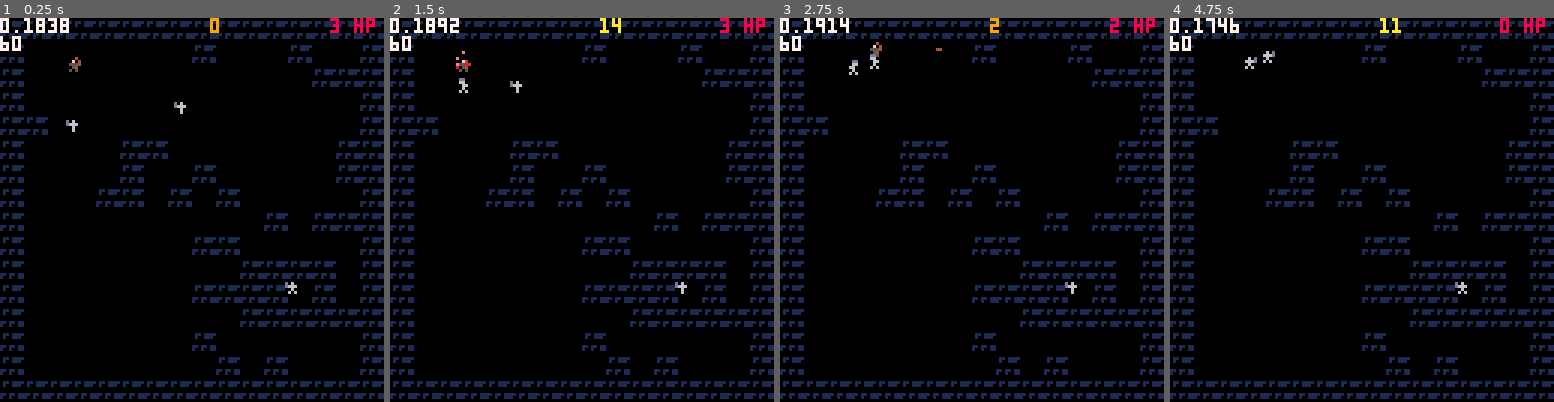
Above: before the commit, frames 1-4 (left to right).
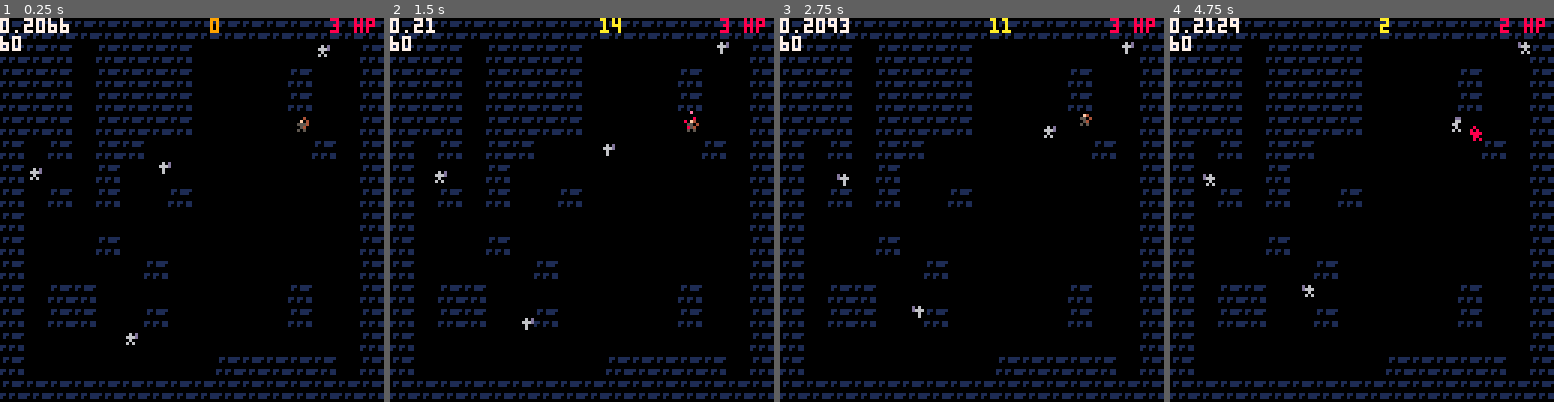
Above: after the commit, the same moments.

Repository: ironchestgames/pico-8-carts
Game: PICO-8 cartridge epicevilender.p8
Two runs of this game, one before a commit and one after it. Both use one fixed random seed, a clock stepped at 60 frames per second and the inputs below.
Inputs:
- Up to frame 1 (0.25 s): no input
- Up to frame 2 (1.5 s): tap X (X key) at 0.33, 1.07 s; tap O (Z key) at 0.7 s
- Up to frame 3 (2.75 s): hold Right 1.6-2.1 s; tap O (Z key) at 1.7, 2.1, 2.5 s; tap X (X key) at 1.85 s; hold Up 2.15-2.42 s; hold Right from 2.47 s (still down)
- Up to frame 4 (4.75 s): tap O (Z key) every 0.4 s from 2.9 to 4.5 s; tap X (X key) at 2.97, 4.08 s; release Right at 3.03 s; hold Left 3.08-3.58 s; hold Down 3.63-3.97 s; hold Right 4.02-4.68 s; hold Up from 4.73 s (still down)

The runs differ from the first frame. In frame 1, 9.2% of the frame differs, in the area x 6-94%, y 0-93%; in frame 2, 9.4%; in frame 3, 9.4%; in frame 4, 9.4%.

Commit message:
epicevilender - much better map generation, some bugfixes (door hitbox, enemy no initial angle a)

Diff:
--- a/epicevilender.p8
+++ b/epicevilender.p8
@@ -499,72 +499,62 @@
 
  local basemap={}
 
- -- create base map
- for i=1,100 do
-  local x=flr(rnd(14))+1
-  local y=flr(rnd(14))+65
-  if i == 100 then
-   x=mid(2,x,13)
-   y=mid(66,y,64+13)
-   sset(x+1,y,0)
-   sset(x+1,y+1,0)
-   sset(x,y+1,0)
-   sset(x-1,y+1,0)
-   sset(x-1,y,0)
-   sset(x-1,y-1,0)
-   sset(x,y-1,0)
-   sset(x+1,y-1,0)
-
-   sset(x,y,15)
-
-  elseif i == 99 then
-   sset(x,y,2)
-
-  elseif i > 95 then
-   x=mid(2,x,13)
-   y=mid(66,y,64+13)
-   sset(x+1,y,0)
-   sset(x+1,y+1,0)
-   sset(x,y+1,0)
-   sset(x-1,y+1,0)
-   sset(x-1,y,0)
-   sset(x-1,y-1,0)
-   sset(x,y-1,0)
-   sset(x+1,y-1,0)
-
-   sset(x,y,6)
-  else -- wall
-   sset(x,y,1)
-  end
- end
-
- for i=1,3 do
-  for _y=1,14 do
-   for _x=1,14 do
-    local _col=sget(_x,_y+64)
-    local a={
-     sget(_x+1,_y),
-     sget(_x+1,_y+1),
-     sget(_x,_y+1),
-     sget(_x-1,_y+1),
-     sget(_x-1,_y),
-     sget(_x-1,_y-1),
-     sget(_x,_y-1),
-     sget(_x+1,_y-1),
-    }
-    local c=0
-    for e in all(a) do
-     if e == 1 then
-      c+=1
-     end
-    end
-    if _col == 1 and c == 0 then
-     sset(_x,_y+64,0)
-    elseif _col == 0 and c >= 7 then
-     sset(_x,_y+64,1)
-    end
-   end
-  end
+ -- create base map (on spritesheet)
+ do
+  local getnewdeltaangle=function()
+   local angles={-0.25,0.25}
+   return angles[flr(rnd(#angles)+1)]
+  end
+
+  for y=0,15 do
+   for x=0,15 do
+    sset(x,y+64,1)
+   end
+  end
+
+  local avatarx=flr(rnd(14))+1
+  local avatary=flr(rnd(14))+1
+
+  local curx=avatarx
+  local cury=avatary
+  local angle=0
+  local steps=500
+  local stepcount=steps
+  local enemycount=10
+  local enemies={}
+
+  while stepcount > 0 do
+
+   local nextx=curx+cos(angle)
+   local nexty=cury+sin(angle)
+
+   if flr(rnd(3)) == 0 or
+      nextx <= 0 or
+      nextx > 14 or
+      nexty <= 0 or
+      nexty > 14 then
+    angle+=getnewdeltaangle()
+   elseif stepcount % (steps / enemycount) == 0 then
+    add(enemies,{x=curx,y=cury})
+   else
+    curx=nextx
+    cury=nexty
+    sset(curx,cury+64,0)
+   end
+   stepcount-=1
+  end
+
+  -- enemies
+  for enemypos in all(enemies) do
+   sset(enemypos.x,enemypos.y+64,6)
+  end
+
+  -- exitdoor
+  sset(curx,cury+64,2)
+
+  -- avatar
+  sset(avatarx,avatary+64,15)
+
  end
 
  -- init floormap and objects
@@ -576,8 +566,8 @@
    -- create avatar
    if _col == 15 then
     avatar=createactor({
-     x=_x*8,
-     y=_y*8,
+     x=_x*8+4,
+     y=_y*8+4,
      halfw=1.5,
      halfh=2,
      a=0,
@@ -608,8 +598,8 @@
     local enemy=createactor({
      isenemy=true,
      attacktype='melee',
-     x=_x*8,
-     y=_y*8,
+     x=_x*8+4,
+     y=_y*8+4,
      halfw=1.5,
      halfh=2,
      runspd=0.5,
@@ -642,6 +632,7 @@
      attacktype='ranged',
      x=_x*8,
      y=_y*8,
+     a=0,
      halfw=1.5,
      halfh=2,
      runspd=0.5,
@@ -669,8 +660,8 @@
    -- create exitdoor
    elseif _col == 2 then
     exitdoor={
-     x=_x*8,
-     y=_y*8,
+     x=_x*8+4,
+     y=_y*8+4,
      halfw=4,
      halfh=4,
      isopen=false,
@@ -1075,7 +1066,7 @@
 
  -- update exitdoor
  if enemycount == 0 then
-  floormap[exitdoor.y/8][exitdoor.x/8]=0
+  floormap[(exitdoor.y-4)/8][(exitdoor.x-4)/8]=0
   exitdoor.isopen=true
  end
 
@@ -1390,7 +1381,19 @@
 
  -- draw exitdoor
  if exitdoor.isopen then
-  spr(1,exitdoor.x,exitdoor.y)
+  spr(
+   1,
+   exitdoor.x-exitdoor.halfw,
+   exitdoor.y-exitdoor.halfh)
+
+  if isdebug then
+   rectfill(
+    exitdoor.x-exitdoor.halfw,
+    exitdoor.y-exitdoor.halfh,
+    exitdoor.x+exitdoor.halfw,
+    exitdoor.y+exitdoor.halfh,
+    9)
+  end
  end
 
  -- draw attacks
@@ -1613,18 +1616,18 @@
 00000000000000000000000000000000000000000000000000000000000000000000000000000000000000000000000000000000000000000000000000000000
 00000000000000000000000000000000000000000000000000000000000000000000000000000000000000000000000000000000000000000000000000000000
 11111111111111111111111111111111111111111111111111111111111111110000000000000000000000000000000000000000000000000000000000000000
-10000000000000011000000000000001100000000000000110000000000000010000000000000000000000000000000000000000000000000000000000000000
-10000000000000011000000000000001100060060006000110000000000000010000000000000000000000000000000000000000000000000000000000000000
-1000000000000001106000000f001111106000600f001111106000000f0011110000000000000000000000000000000000000000000000000000000000000000
-10000000000000011000000000001111100000000000111110000000000011110000000000000000000000000000000000000000000000000000000000000000
-10000000000000011000000000001111100606000000111110000000000011110000000000000000000000000000000000000000000000000000000000000000
-10000000000000011000000000000001100000000000000110000000000000010000000000000000000000000000000000000000000000000000000000000000
-10000000000000011000601100600001100600110060600110000011000000010000000000000000000000000000000000000000000000000000000000000000
-10000000000000011000001100000001100000110000000110000011000000010000000000000000000000000000000000000000000000000000000000000000
-10000000000000011000701100011111106000110001111110000011000111110000000000000000000000000000000000000000000000000000000000000000
-10000000000000011001000000011111100106000001111110010000000111110000000000000000000000000000000000000000000000000000000000000000
-10000000000000011001000006011111100100000601111110010000000111110000000000000000000000000000000000000000000000000000000000000000
-10000000000000011001111000000001100111100000000110011110000000010000000000000000000000000000000000000000000000000000000000000000
-10000000000000011000000007000001106000000606000110000000000000010000000000000000000000000000000000000000000000000000000000000000
-10000000000000011000000000000001100000000000000110000000000000010000000000000000000000000000000000000000000000000000000000000000
+11111111111111111000000000000001100000000000000110000000000000010000000000000000000000000000000000000000000000000000000000000000
+11111111111111111000000000000001100060060006000110000000000000010000000000000000000000000000000000000000000000000000000000000000
+1111111111111111106000000f001111106000600f001111106000000f0011110000000000000000000000000000000000000000000000000000000000000000
+11111111111111111000000000001111100000000000111110000000000011110000000000000000000000000000000000000000000000000000000000000000
+11111111111111111000000000001111100606000000111110000000000011110000000000000000000000000000000000000000000000000000000000000000
+11111111111111111000000000000001100000000000000110000000000000010000000000000000000000000000000000000000000000000000000000000000
+11111111111111111000601100600001100600110060600110000011000000010000000000000000000000000000000000000000000000000000000000000000
+11111111111111111000001100000001100000110000000110000011000000010000000000000000000000000000000000000000000000000000000000000000
+11111111111111111000701100011111106000110001111110000011000111110000000000000000000000000000000000000000000000000000000000000000
+11111111111111111001000000011111100106000001111110010000000111110000000000000000000000000000000000000000000000000000000000000000
+11111111111111111001000006011111100100000601111110010000000111110000000000000000000000000000000000000000000000000000000000000000
+11111111111111111001111000000001100111100000000110011110000000010000000000000000000000000000000000000000000000000000000000000000
+11111111111111111000000007000001106000000606000110000000000000010000000000000000000000000000000000000000000000000000000000000000
+11111111111111111000000000000001100000000000000110000000000000010000000000000000000000000000000000000000000000000000000000000000
 11111111111111111111111111111111111111111111111111111111111111110000000000000000000000000000000000000000000000000000000000000000
